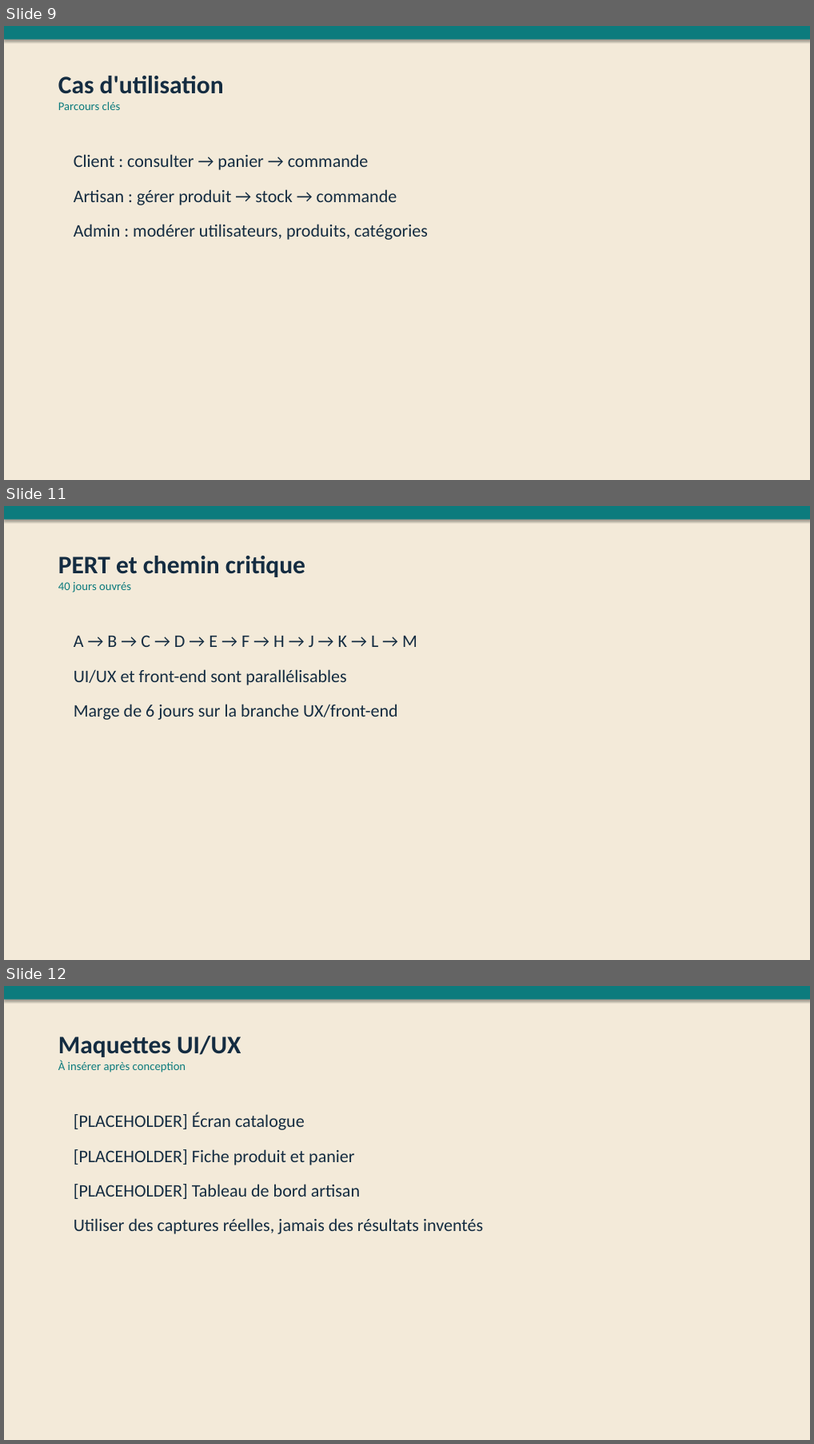
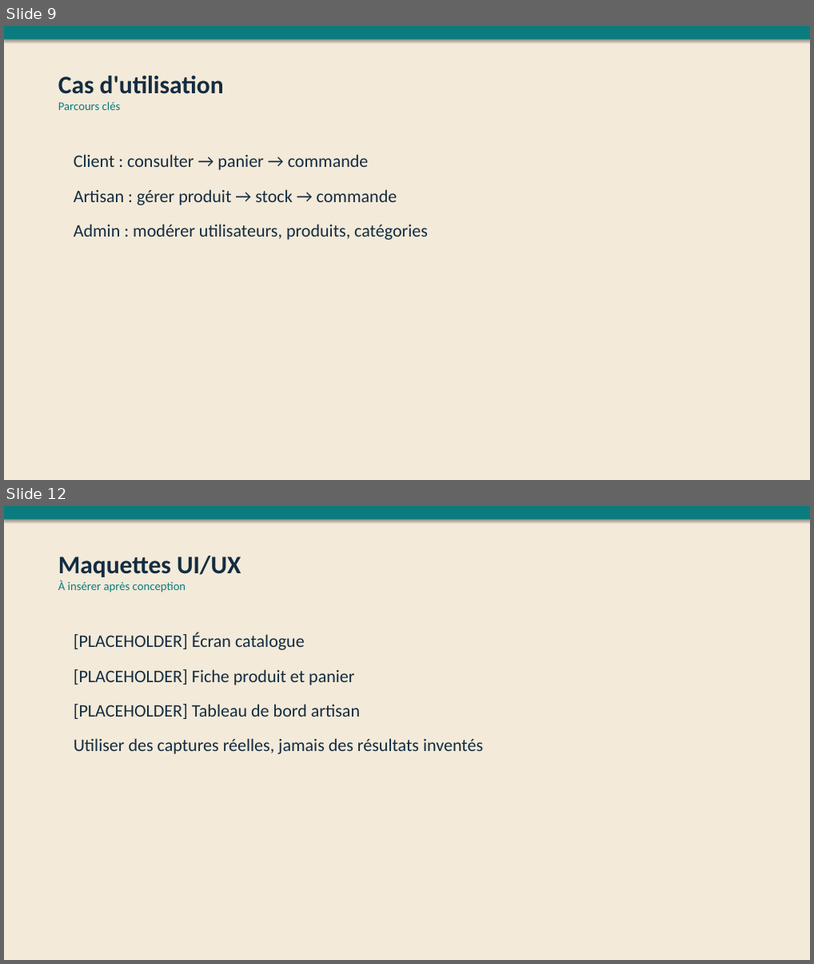
Before and after one commit to Oumaima-El-Badraouy/SELMB, a slide deck: ArtisanConnect_Dossier_Projet/05_Presentation/05_Presentation_ArtisanConnect.pptx. Shown one above the other, each under a label of ours: slides 9, 11 and 12 before the commit, slides 9 and 12 after it; the slides between them are not shown. The pictures are 814x1444 and 814x964 pixels, drawn with LibreOffice and Linux fonts; fonts in the diff are those of the drawing. Boxes give left, top, right and bottom in pixels: in the first picture for what was removed or moved away, otherwise in the second. Text is boxed around its words. In the diff, an @@ line names an element or a change of style, - is before the commit and + after.

```diff
--- a/ArtisanConnect_Dossier_Projet/05_Presentation/05_Presentation_ArtisanConnect.pptx
+++ b/ArtisanConnect_Dossier_Projet/05_Presentation/05_Presentation_ArtisanConnect.pptx
@@ slide 11 removed at [4, 506, 810, 960], background #F3EAD9 @@
@@ rectangle removed at [4, 506, 810, 520] @@
@@ text removed at [58, 556, 306, 592] @@
-PERT et chemin critique
-40 jours ouvrés
@@ text removed at [74, 635, 418, 720] @@
-A → B → C → D → E → F → H → J → K → L → M
-UI/UX et front-end sont parallélisables
-Marge de 6 jours sur la branche UX/front-end
```
Also in this commit, not shown: 1 slide changed, 1 slide added, 10 other files.
